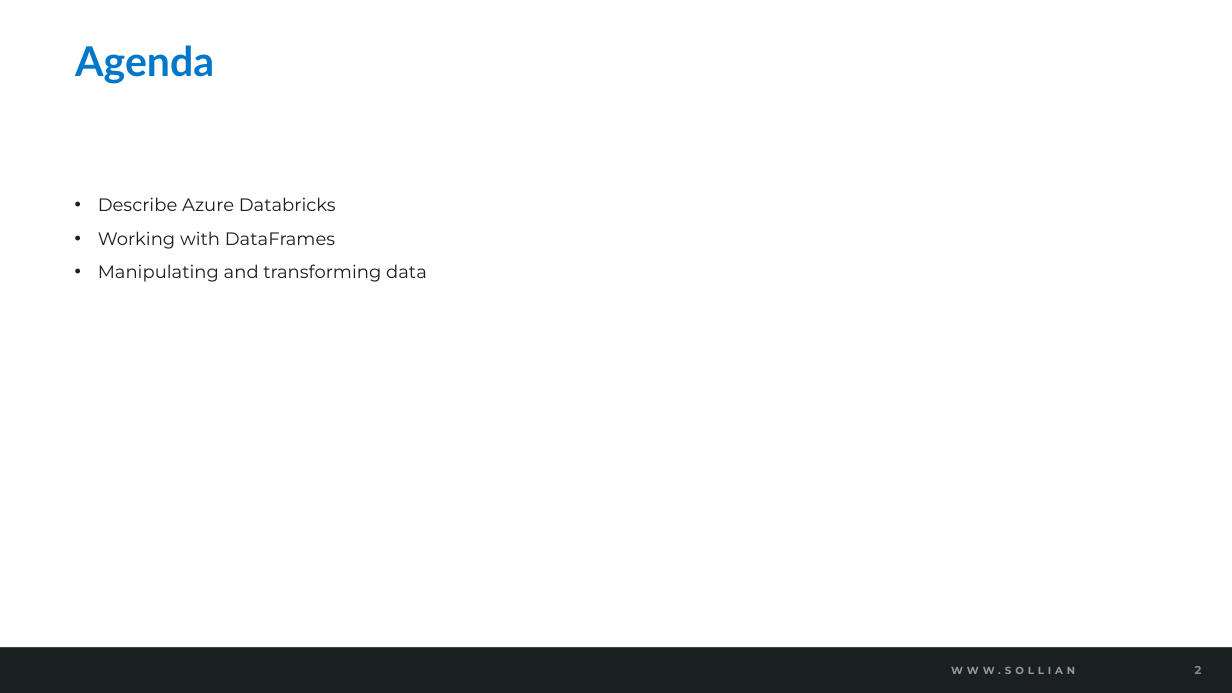
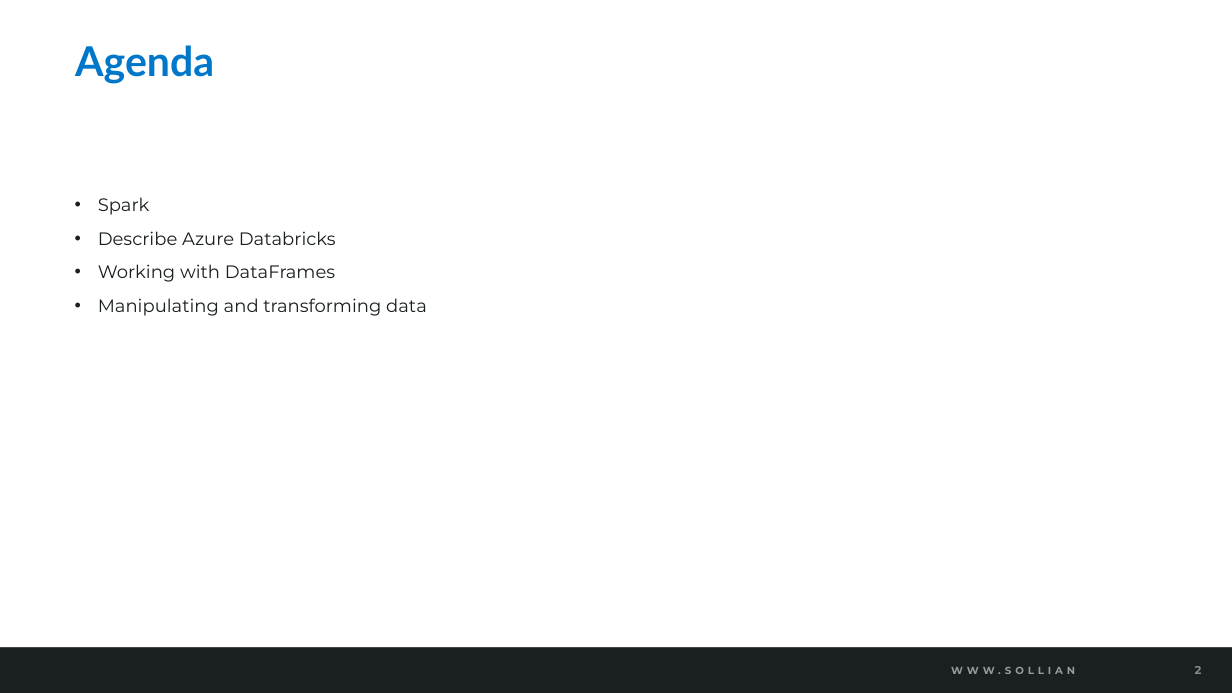
Before and after one commit to solliancenet/azure-data-engineering-conference-workshop-students, a slide deck: slide 2 of 04-Data exploration and transformation in Azure Databricks.pptx. Drawn at 1232x693 pixels with LibreOffice and Linux fonts; fonts in the diff are those of the drawing; background and template pictures are left out. Boxes give left, top, right and bottom in pixels: in the first picture for what was removed or moved away, otherwise in the second. Text is boxed around its words. In the diff, an @@ line names an element or a change of style, - is before the commit and + after.

```diff
--- a/04-Data exploration and transformation in Azure Databricks.pptx
+++ b/04-Data exploration and transformation in Azure Databricks.pptx
@@ text at [98, 197, 150, 215]: paragraph added @@
+• Spark
```
Also in this commit, not shown: 3 other slides changed, 7 slides added, 4 other files.
